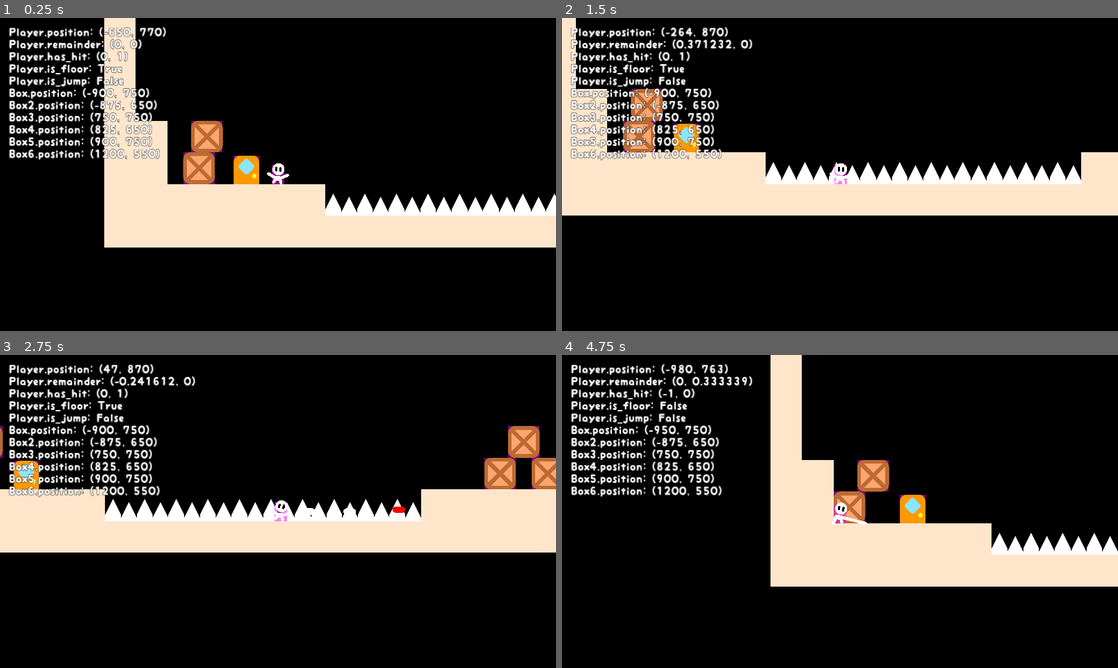
Above: before the commit, frames 1-4 (two rows, left to right).
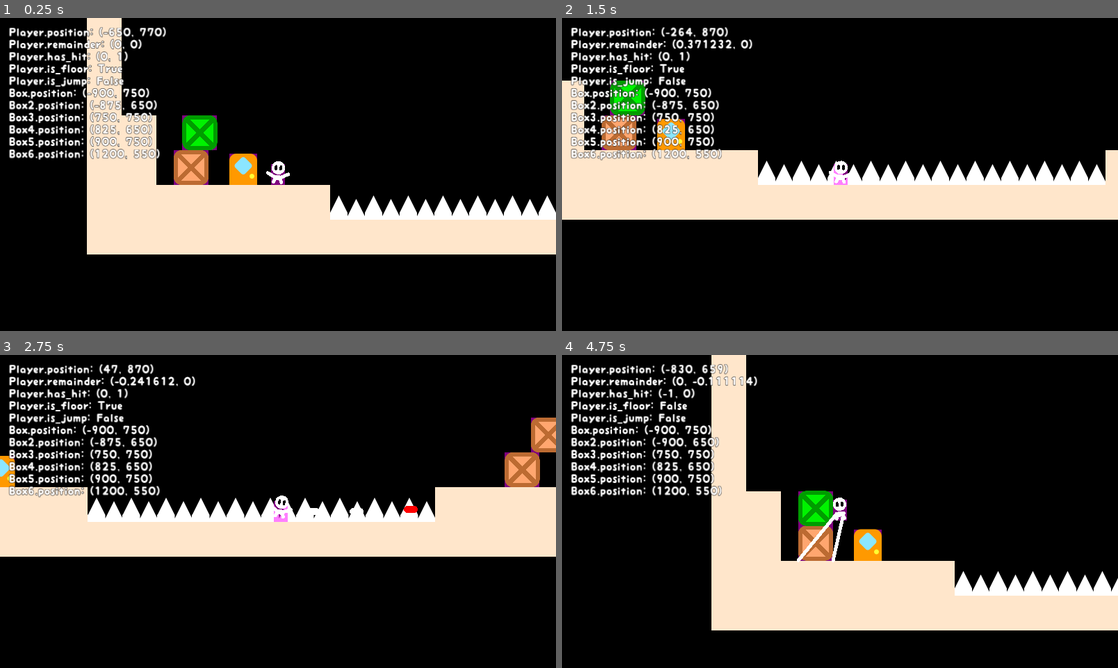
Above: after the commit, the same moments.

Repository: HarmonyHoney/tiny_crate2
Game: Godot game, scene res://src/map/map0.tscn
The game is run twice, just before and just after one commit, with the same random seed, the same clock (stepped at 60 frames per second) and the same inputs. The engine's default icon, where the game draws it, is replaced by a stand-in: a white triangle on a blue panel in a dark square.
Inputs:
- Up to frame 1 (0.25 s): no input
- Up to frame 2 (1.5 s): tap Enter at 0.5 s; hold Right (right) 0.53-1.28 s; hold C (grab) 0.53-1.28 s; tap Space (jump) at 0.77 s; hold Down (down) from 1.28 s (still down); tap C (grab) at 1.35 s
- Up to frame 3 (2.75 s): tap Space (jump) at 1.52 s; release Down (down) at 2.03 s; hold Right (right) from 2.03 s (still down); hold V (shoot) from 2.03 s (still down); tap C (grab) at 2.3 s
- Up to frame 4 (4.75 s): release Right (right) at 2.78 s; release V (shoot) at 2.78 s; hold Up (up) 2.78-3.53 s; tap R at 2.85 s; tap Space (jump) at 3.02, 3.77, 4.52 s; tap C (grab) at 3.05, 4.35 s; hold C (grab) 3.53-4.28 s; hold Left (left) from 3.53 s (still down)

The runs differ from the first frame. In frame 1, 8.6% of the frame differs, in the area x 15-100%, y 0-76%; in frame 2, 6.7%; in frame 3, 6.2%; in frame 4, 30%, in the area x 17-100%, y 0-88%.

Commit message:
lifting boxes below you! pushing WIP, sticky boxes! (:

Diff:
--- a/project.godot
+++ b/project.godot
@@ -34,7 +34,7 @@
 
 config/name="new1"
 run/main_scene="res://src/map/map0.tscn"
-config/icon="res://icon.png"
+config/icon="res://media/image/box_icon.png"
 
 [autoload]
 
--- a/src/actor/Box.gd
+++ b/src/actor/Box.gd
@@ -24,6 +24,7 @@
 export var snap_squish := Vector2.ONE * 0.7
 
 export var is_sticky := false
+var is_stuck := false
 
 func _ready():
 	if Engine.editor_hint: return
@@ -31,6 +32,9 @@
 
 	#UI.debug.track(self, "is_floor")
 	UI.debug.track(self, "position")
+
+	if is_sticky:
+		sprite.modulate = Color(0,1.45,0,1)
 
 func _physics_process(delta):
 	if Engine.editor_hint: return
@@ -54,11 +58,14 @@
 			is_snap = false
 	# grab
 	elif is_grab:
-		if is_instance_valid(grab_node) and grab_node.grab_ease.is_complete:
+		if is_instance_valid(grab_node) and grab_node.grab_ease.is_complete and (grab_node.position.y > position.y - size.y or (grab_node.is_floor and grab_node.get_actor("box", grab_node.position + Vector2(0, 1)) != self)):
 			var p = grab_node.position + Vector2(0, -125)
 			var li = position.linear_interpolate(p, 15 * delta).round()
 			var diff = li - position
 			move(diff)
+	# sticky
+	elif is_stuck:
+		pass
 	# move
 	else:
 		# on floor
@@ -78,6 +85,7 @@
 	pickup_ease.reset()
 	grab_node = other
 	grab_to = position
+	is_stuck = false
 
 func drop(_vel := Vector2.ZERO):
 	is_grab = false
@@ -89,19 +97,34 @@
 	velocity = _vel
 	grab_node = null
 
+func just_moved():
+	if is_sticky and !is_grab and has_hit != Vector2.ZERO:
+		if has_hit.x != 0:
+			snap(position, true)
+			is_stuck = true
+		elif has_hit.y < 0:
+			snap()
+			is_stuck = true
+
 func hit_floor():
 	if !is_grab:
 		snap()
 
-func snap():
-	var p = position
-	#position = position.snapped(Vector2.ONE * 50)
-	position = Vector2(stepify(position.x, 25), position.y)
-	sprite.position = p - position
-	print(name, " snapped ", sprite.position, " to ", position)
-
+func snap(_pos := position, is_y := false):
+	var last_pos = position
+	if is_y:
+		position = Vector2(_pos.x, stepify(_pos.y, 25))
+	else:
+		position = Vector2(stepify(_pos.x, 25), _pos.y)
+	sprite.position = last_pos - position
 	snap_from = sprite.position
 
 	velocity = Vector2.ZERO
 	is_snap = true
 	snap_ease.reset()
+	print(name, " snapped ", sprite.position, " to ", position)
+
+func push(dir_x := 1.0):
+	var v = Vector2(dir_x * 25, 0)
+	if !check_solid(position + v):
+		snap(position + v)
--- a/src/actor/Player.gd
+++ b/src/actor/Player.gd
@@ -37,7 +37,7 @@
 var pickup = null
 var is_grab := false
 export var throw_vel := Vector2(500, -500)
-var is_ignore_end := false
+#var is_ignore_end := false
 var grab_ease := EaseMover.new(0.15)
 export var grab_length := 500
 
@@ -45,6 +45,8 @@
 onready var arm_r := $Image/ArmR
 onready var image := $Image
 var walk_clock := 0.0
+
+var push_ease := EaseMover.new(0.2)
 
 func _ready():
 	if Engine.editor_hint: return
@@ -130,28 +132,15 @@
 		else:
 			drop(joy.y != 1)
 
-	# move arms
-	if is_grab:
-		grab_ease.count(delta)
-
-		var d = position.distance_to(pickup.position)
-		if d > grab_length:
-			drop()
-	else:
-		arm_l.set_point_position(1, arm_l.get_point_position(1).linear_interpolate(Vector2(-30, 0), 20 * delta))
-		arm_r.set_point_position(1, arm_r.get_point_position(1).linear_interpolate(Vector2(30, 0), 20 * delta))
-
-	# animation
-	walk_clock = walk_clock + (delta * dir_x) if joy.x == joy_last.x else 0.0
-
-	if is_floor:
-		if joy.x == 0:
-			image.rotation_degrees = sin(walk_clock * 5.0) * 5
-		else:
-			image.rotation_degrees = sin(walk_clock * 10.0) * 20
-	else:
-		image.rotation_degrees = (dir_x * 7) + sin(walk_clock * 9.0) * 3
-
+	# push
+	push_ease.count(delta, !is_grab and has_hit.x != 0)
+
+	if push_ease.is_complete:
+		push_ease.reset()
+		var pb = get_actor("box", position + Vector2(dir_x * 10, 0))
+		if is_instance_valid(pb):
+			pb.push(dir_x)
+			print("push ", pb)
 
 	# open door
 	if joy.y == -1 and joy_last.y != -1:
@@ -160,6 +149,32 @@
 			if d.scene_path != "":
 				get_tree().change_scene(d.scene_path)
 
+	### animation
+	# arms
+	if is_grab:
+		grab_ease.count(delta)
+
+		var d = position.distance_to(pickup.position)
+		if d > grab_length:
+			drop()
+	else:
+		arm_l.set_point_position(1, arm_l.get_point_position(1).linear_interpolate(Vector2(-30, 0), 20 * delta))
+		arm_r.set_point_position(1, arm_r.get_point_position(1).linear_interpolate(Vector2(30, 0), 20 * delta))
+
+	# body
+	walk_clock = walk_clock + (delta * dir_x) if joy.x == joy_last.x else 0.0
+
+	if is_floor:
+		if joy.x == 0:
+			image.rotation_degrees = sin(walk_clock * 4.0) * 5
+			image.position.y = -abs(cos(walk_clock * 4.0) * 5)
+		else:
+			image.rotation_degrees = sin(walk_clock * 10.0) * 20
+			image.position.y = -abs(sin(walk_clock * 10.0) * 20)
+	else:
+		image.rotation_degrees = (dir_x * 7) + sin(walk_clock * 9.0) * 3
+		image.position.y = lerp(image.position.y, 0, 10 * delta)
+
 func idle_frame():
 	# grab
 	if is_grab and is_instance_valid(pickup):
@@ -184,10 +199,16 @@
 	fall_gravity = jump_gravity * fall_mult
 
 func grab():
-	# find clostest box
+	# find closest box
 	var d = 1000.0
-
-	var a = get_actors("box", position, Vector2.ONE * 75, null)
+	var width = 50
+	var height = 10
+
+	var a = []
+	if joy.y == 1:
+		a = get_actors("box", position + Vector2(0, size.y))
+	else:
+		a = get_actors("box", position + Vector2(dir_x * width, -height), Vector2(width, size.y + height), null)
 
 	print(a)
 
@@ -197,20 +218,15 @@
 			pickup = i
 			d = dt
 
-
 	# pickup
 	if is_instance_valid(pickup):
-		set_ignore(pickup)
+		#set_ignore(pickup)
 		pickup.pickup(self)
 		is_grab = true
 		grab_ease.reset()
 		print(pickup.name)
 
 func drop(is_throw := false):
-	print("drop")
-
-	is_ignore_end = true
-
 	var tv = Vector2(max(throw_vel.x, abs(velocity.x)) * dir_x, min(throw_vel.y, velocity.y))
 
 	# drop / throw
@@ -218,14 +234,16 @@
 
 	pickup = null
 	is_grab = false
-
-func set_ignore(body):
-	ignore = body
-	ignore.ignore = self
-	is_ignore_end = false
-
-func just_moved():
-	if is_ignore_end and is_instance_valid(ignore):
-		if !get_rect().intersects(ignore.get_rect()):
-			ignore.ignore = null
-			ignore = null
+	#is_ignore_end = true
+	print("drop")
+
+#func set_ignore(body):
+#	ignore = body
+#	ignore.ignore = self
+#	is_ignore_end = false
+#
+#func just_moved():
+#	if is_ignore_end and is_instance_valid(ignore):
+#		if !get_rect().intersects(ignore.get_rect()):
+#			ignore.ignore = null
+#			ignore = null
--- a/src/map/map0.tscn
+++ b/src/map/map0.tscn
@@ -77,7 +77,6 @@
 [node name="Camera2D" type="Camera2D" parent="."]
 position = Vector2( 800, 450 )
 current = true
-zoom = Vector2( 1.1, 1.1 )
 script = ExtResource( 5 )
 target_path = NodePath("../Actors/Player")
 is_follow_x = true
Binary file added: media/image/box_icon.png
